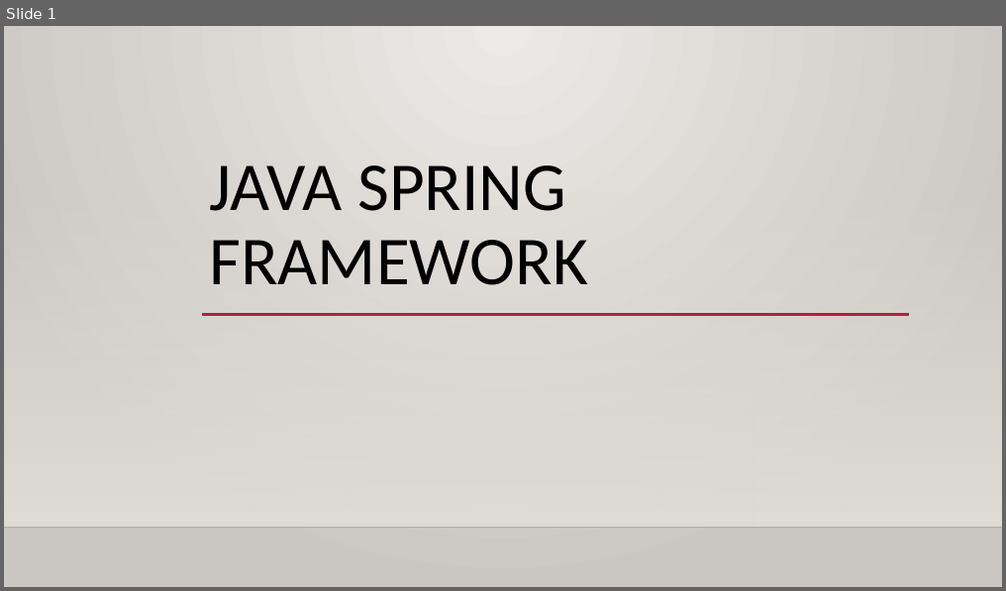
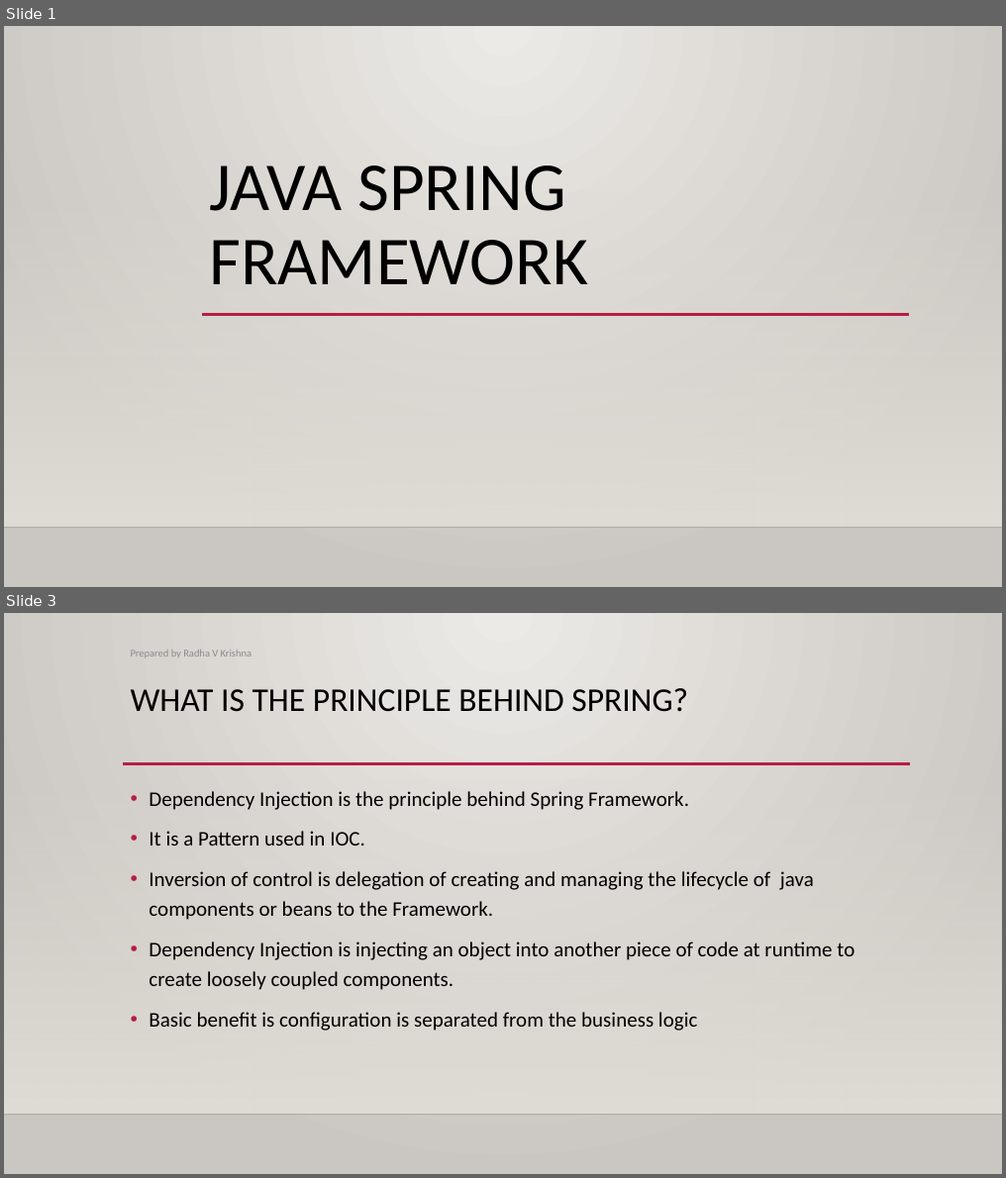
Before and after one commit to jaganspringboot/radhavkrishna1994, a slide deck: Springmaterial/ppts/Java Spring Framework.pptx. Shown one above the other, each under a label of ours: slide 1 before the commit, slides 1 and 3 after it; the slides between them are not shown. The pictures are 1006x591 and 1006x1178 pixels, drawn with LibreOffice and Linux fonts; fonts in the diff are those of the drawing; background and template pictures are left out. Boxes give left, top, right and bottom in pixels: in the first picture for what was removed or moved away, otherwise in the second. Text is boxed around its words. In the diff, an @@ line names an element or a change of style, - is before the commit and + after.

```diff
--- a/Springmaterial/ppts/Java Spring Framework.pptx
+++ b/Springmaterial/ppts/Java Spring Framework.pptx
@@ slide 3 added at [4, 613, 1002, 1174], background gradient #ECEAE7 to #CAC7C1; not listed: 2 template elements that a slide beside it also shows @@
@@ text added at [131, 650, 252, 658], 10 pt, text #8C8C8C @@
+Prepared by Radha V Krishna
@@ title added at [131, 688, 688, 712], 32 pt, text #000000 @@
+WHAT IS THE PRINCIPLE BEHIND SPRING?
@@ line added from (123, 764) to (910, 764), #B71E42 2.5 pt @@
@@ text added at [149, 791, 854, 1031], 20 pt, text #000000 @@
+• Dependency Injection is the principle behind Spring Framework.
+• It is a Pattern used in IOC.
+• Inversion of control is delegation of creating and managing the lifecycle of java components or beans to the Framework.
+• Dependency Injection is injecting an object into another piece of code at runtime to create loosely coupled components.
+• Basic benefit is configuration is separated from the business logic
```
Also in this commit, not shown: 10 slides changed, 6 other slides added, 17 slides removed, 3 other files.
